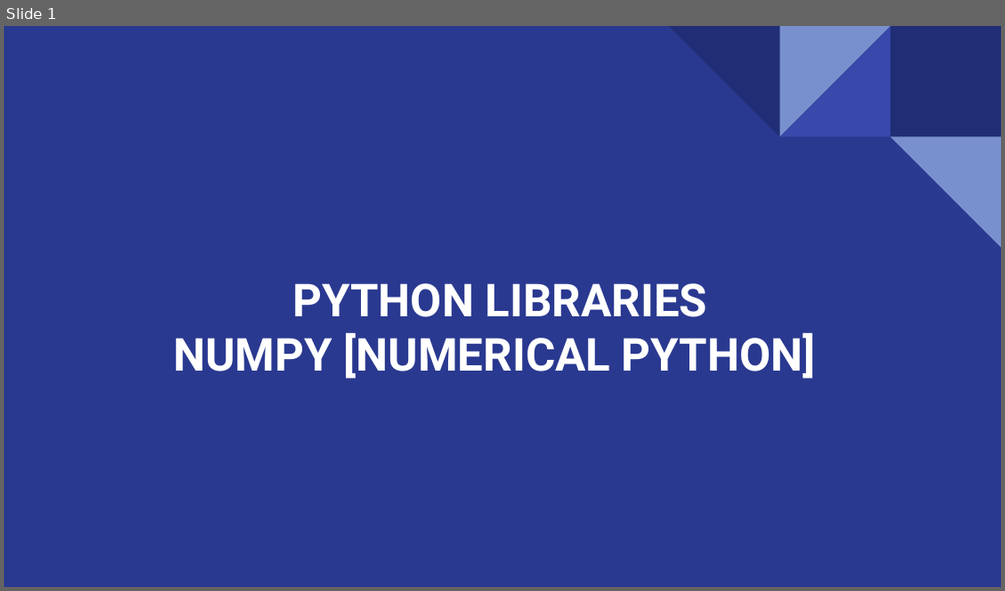
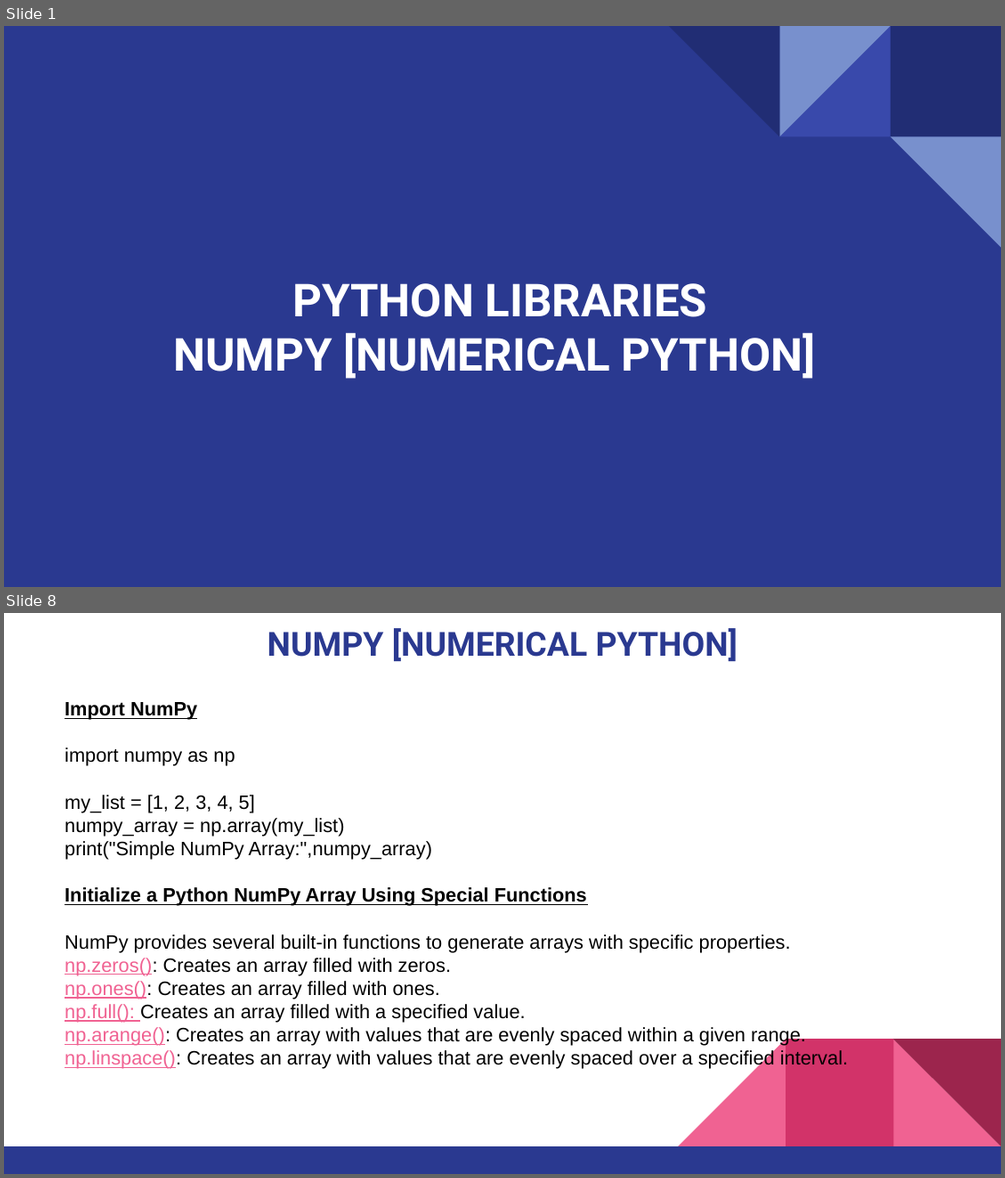
Before and after one commit to NeurocogniAI/ncai-training-program, a slide deck: Week-03/Numpy-Python.pptx. Shown one above the other, each under a label of ours: slide 1 before the commit, slides 1 and 8 after it; the slides between them are not shown. The pictures are 1005x591 and 1005x1178 pixels, drawn with LibreOffice and Linux fonts; fonts in the diff are those of the drawing. Boxes give left, top, right and bottom in pixels: in the first picture for what was removed or moved away, otherwise in the second. Text is boxed around its words. In the diff, an @@ line names an element or a change of style, - is before the commit and + after.

```diff
--- a/Week-03/Numpy-Python.pptx
+++ b/Week-03/Numpy-Python.pptx
@@ slide 8 added at <box>4,613,1001,1174</box>, background #FFFFFF @@
@@ title added at <box>267,628,737,662</box>, 24 pt, text #2A3990, bold @@
+NUMPY [NUMERICAL PYTHON]
@@ text added at <box>65,702,848,1069</box>, 14 pt, text #000000 @@
+Import NumPy
+import numpy as np
+my_list = [1, 2, 3, 4, 5]
+numpy_array = np.array(my_list)
+print("Simple NumPy Array:",numpy_array)
+Initialize a Python NumPy Array Using Special Functions
+NumPy provides several built-in functions to generate arrays with specific properties.
+np.zeros(): Creates an array filled with zeros.
+np.ones(): Creates an array filled with ones.
+np.full(): Creates an array filled with a specified value.
+np.arange(): Creates an array with values that are evenly spaced within a given range.
+np.linspace(): Creates an array with values that are evenly spaced over a specified interval.
@@ group added at <box>4,1038,1001,1174</box>: 3 right triangles, 2 rectangles @@
```
Also in this commit, not shown: 2 slides changed, 11 other slides added, 2 slides removed, 4 other files.
